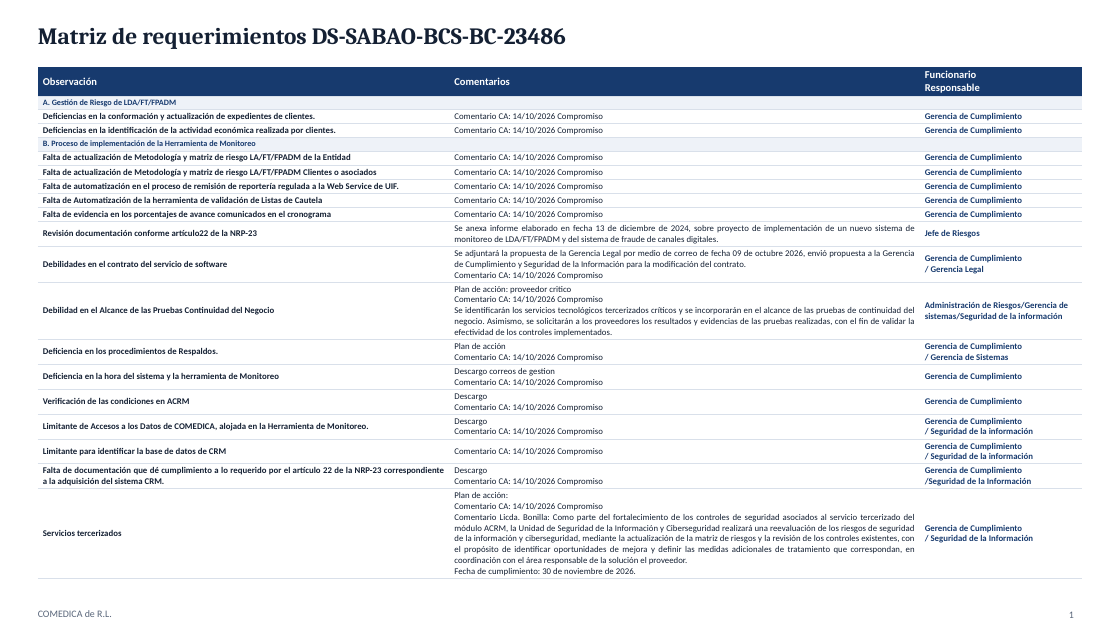
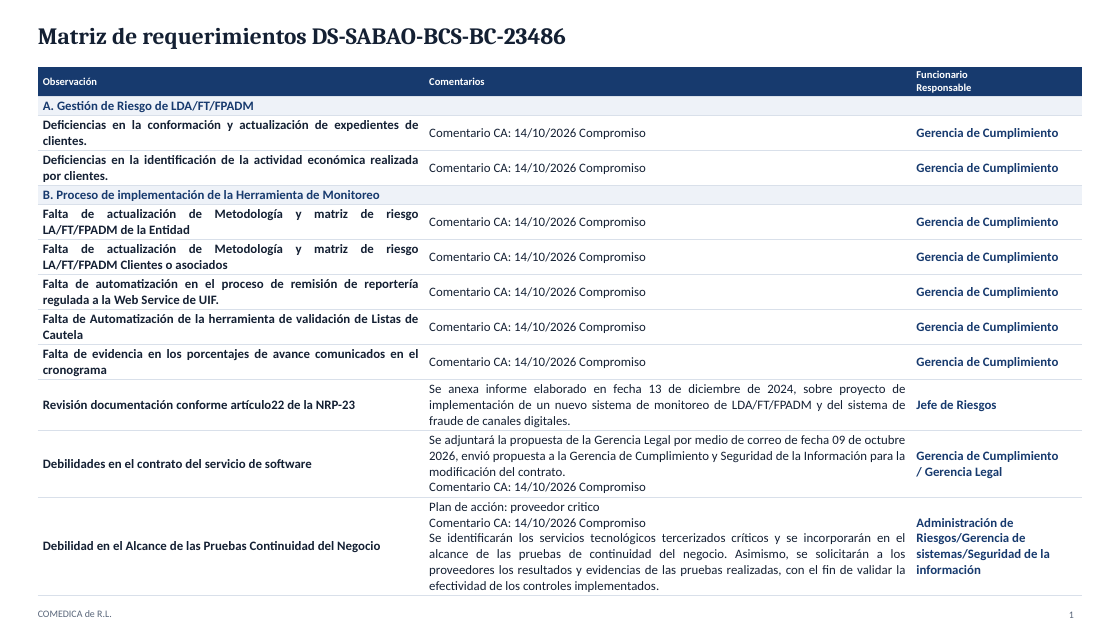
Before and after one commit to menjivar201280/riesgo, a slide deck: slide 1 of supervision-gobierno-corporativo/Matriz_Requerimientos_DS-SABAO-BCS-BC-23486.pptx. Drawn at 1120x630 pixels with LibreOffice and Linux fonts; fonts in the diff are those of the drawing; background and template pictures are left out. Boxes give left, top, right and bottom in pixels: in the first picture for what was removed or moved away, otherwise in the second. Text is boxed around its words. In the diff, an @@ line names an element or a change of style, - is before the commit and + after.

```diff
--- a/supervision-gobierno-corporativo/Matriz_Requerimientos_DS-SABAO-BCS-BC-23486.pptx
+++ b/supervision-gobierno-corporativo/Matriz_Requerimientos_DS-SABAO-BCS-BC-23486.pptx
@@ table at <box>38,67,1082,596</box> @@
-row 14: Deficiencia en los procedimientos de Respaldos. | Plan de acción / Comentario CA: 14/10/2026 Compromiso | Gerencia de Cumplimiento / / Gerencia de Sistemas
-row 15: Deficiencia en la hora del sistema y la herramienta de Monitoreo | Descargo correos de gestion / Comentario CA: 14/10/2026 Compromiso | Gerencia de Cumplimiento
-row 16: Verificación de las condiciones en ACRM | Descargo / Comentario CA: 14/10/2026 Compromiso | Gerencia de Cumplimiento
-row 17: Limitante de Accesos a los Datos de COMEDICA, alojada en la Herramienta de Monitoreo. | Descargo / Comentario CA: 14/10/2026 Compromiso | Gerencia de Cumplimiento / / Seguridad de la información
-row 18: Limitante para identificar la base de datos de CRM | Comentario CA: 14/10/2026 Compromiso | Gerencia de Cumplimiento / / Seguridad de la información
-row 19: Falta de documentación que dé cumplimiento a lo requerido por el artículo 22 de la NRP-23 correspondiente a la adquisición del sistema CRM. | Descargo / Comentario CA: 14/10/2026 Compromiso | Gerencia de Cumplimiento / /Seguridad de la Información
-row 20: Servicios tercerizados | Plan de acción: / Comentario CA: 14/10/2026 Compromiso / Comentario Licda. Bonilla: Como parte del fortalecimiento de los controles de seguridad asociados al servicio tercerizado del módulo ACRM, la Unidad de Seguridad de la Información y Ciberseguridad realizará una reevaluación de los riesgos de seguridad de la información y ciberseguridad, mediante la actualización de la matriz de riesgos y la revisión de los controles existentes, con el propósito de identificar oportunidades de mejora y definir las medidas adicionales de tratamiento que correspondan, en coordinación con el área responsable de la solución el proveedor. / Fecha de cumplimiento: 30 de noviembre de 2026. | Gerencia de Cumplimiento / / Seguridad de la Información
```
Also in this commit, not shown: 1 other slide changed, 2 slides added, 2 other files.
